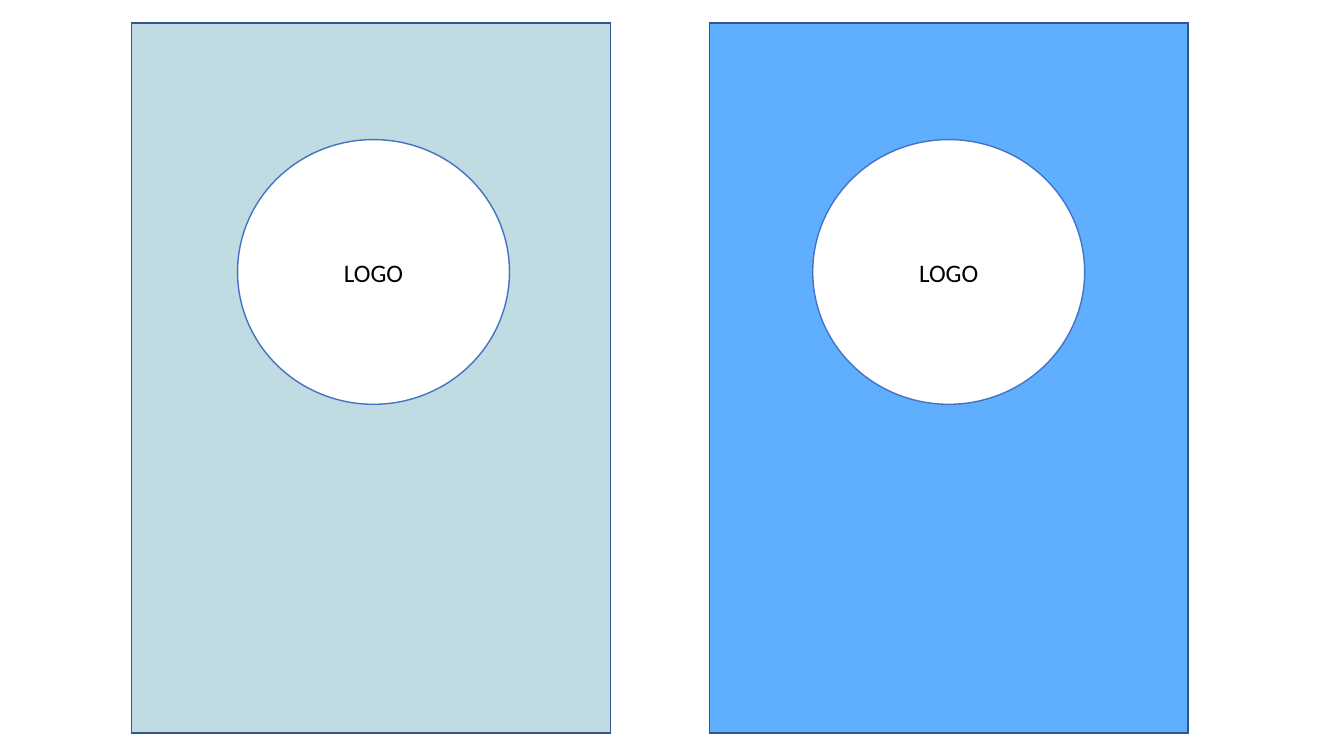
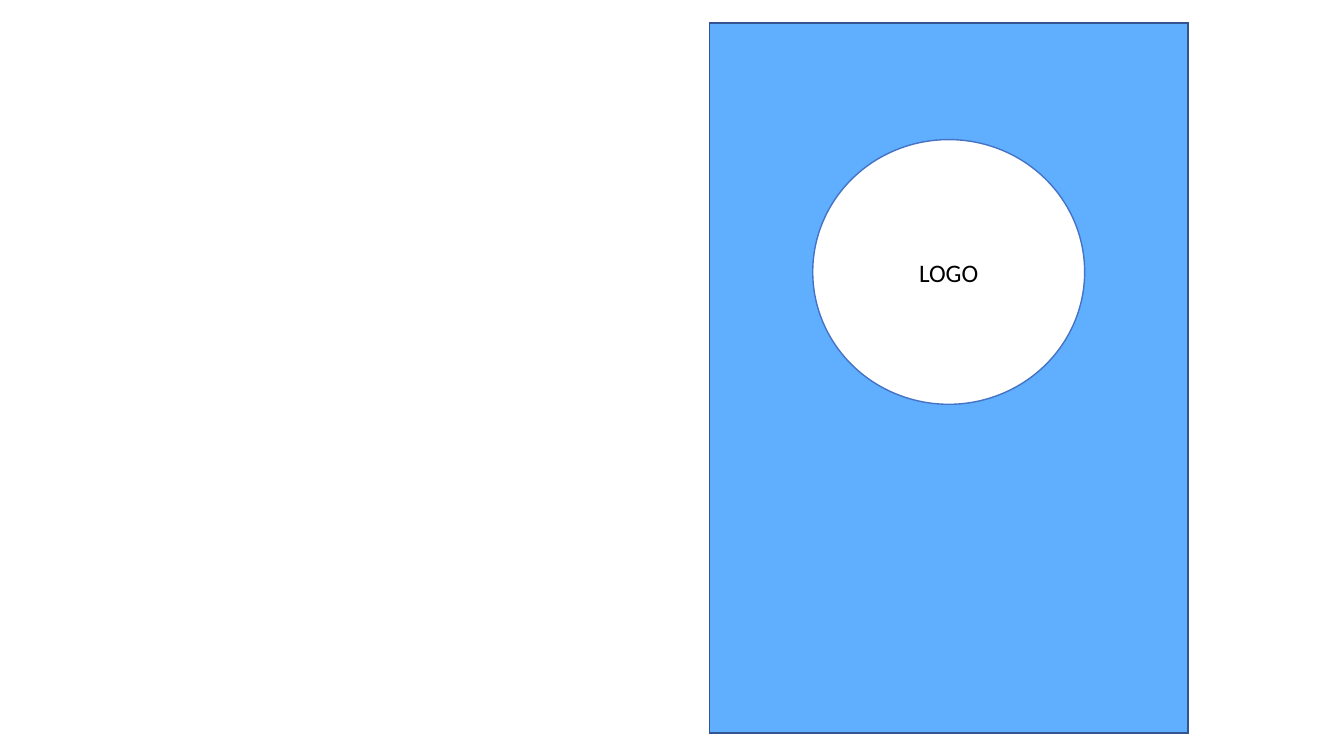
Before and after one commit to liumcse/GuageLand, a slide deck: slide 1 of src/common/prototype/design_fossasia.pptx. Drawn at 1344x756 pixels with LibreOffice and Linux fonts; fonts in the diff are those of the drawing. Boxes give left, top, right and bottom in pixels: in the first picture for what was removed or moved away, otherwise in the second. Text is boxed around its words. In the diff, an @@ line names an element or a change of style, - is before the commit and + after.

```diff
--- a/src/common/prototype/design_fossasia.pptx
+++ b/src/common/prototype/design_fossasia.pptx
@@ rectangle removed at box(132, 23, 611, 733) @@
@@ ellipse removed at box(238, 139, 510, 404) @@
-LOGO
```
Also in this commit, not shown: 7 other slides changed, 3 slides added, 1 slide removed, 3 other files.
